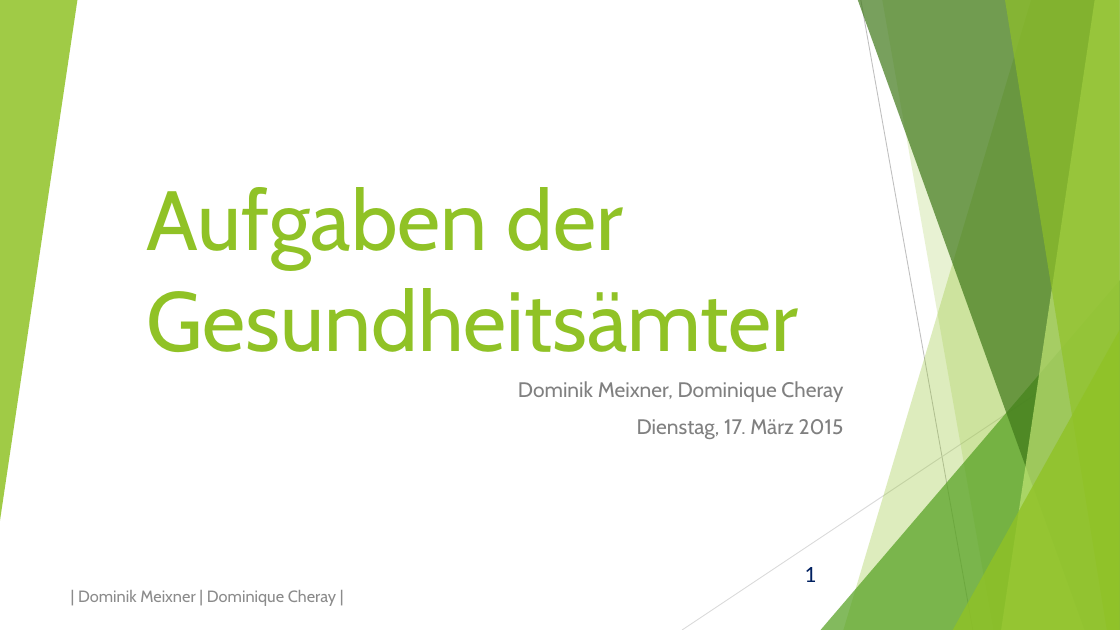
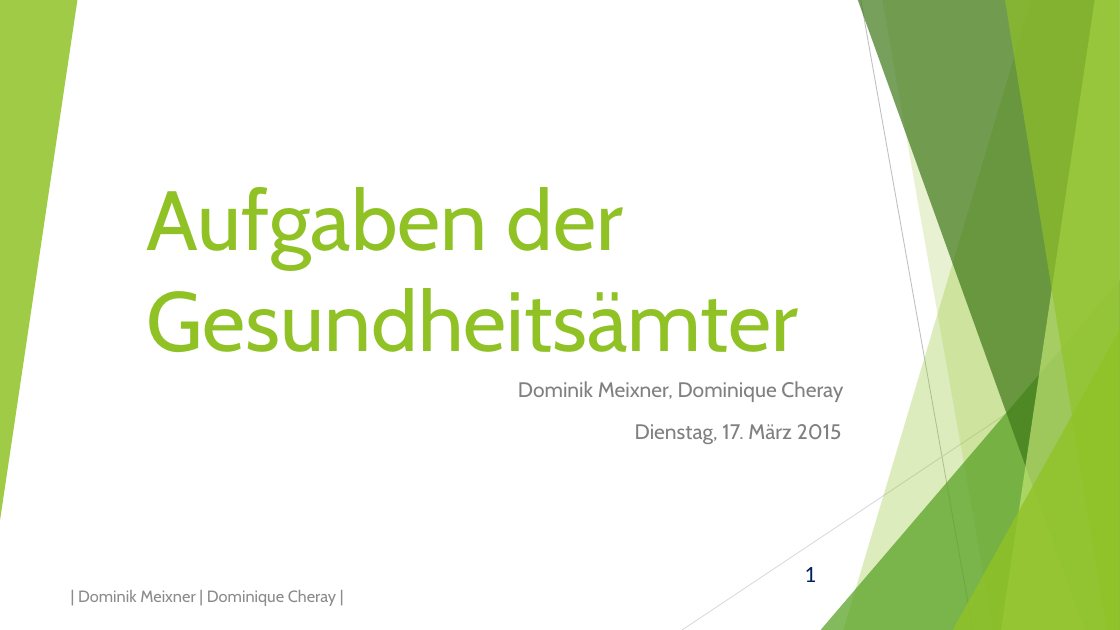
Before and after one commit to domeix/BlaBla, a slide deck: slide 1 of GesundheitsamtPraesDominik.pptx. Drawn at 1120x630 pixels with LibreOffice and Linux fonts; fonts in the diff are those of the drawing. Boxes give left, top, right and bottom in pixels: in the first picture for what was removed or moved away, otherwise in the second. Text is boxed around its words. In the diff, an @@ line names an element or a change of style, - is before the commit and + after.

```diff
--- a/GesundheitsamtPraesDominik.pptx
+++ b/GesundheitsamtPraesDominik.pptx
@@ subtitle at box(637, 419, 844, 439): paragraph removed @@
-Dienstag, 17. März 2015
@@ text added at box(635, 424, 842, 444), 18 pt, text #808080 @@
+Dienstag, 17. März 2015
```
Also in this commit, not shown: 3 other slides changed.
